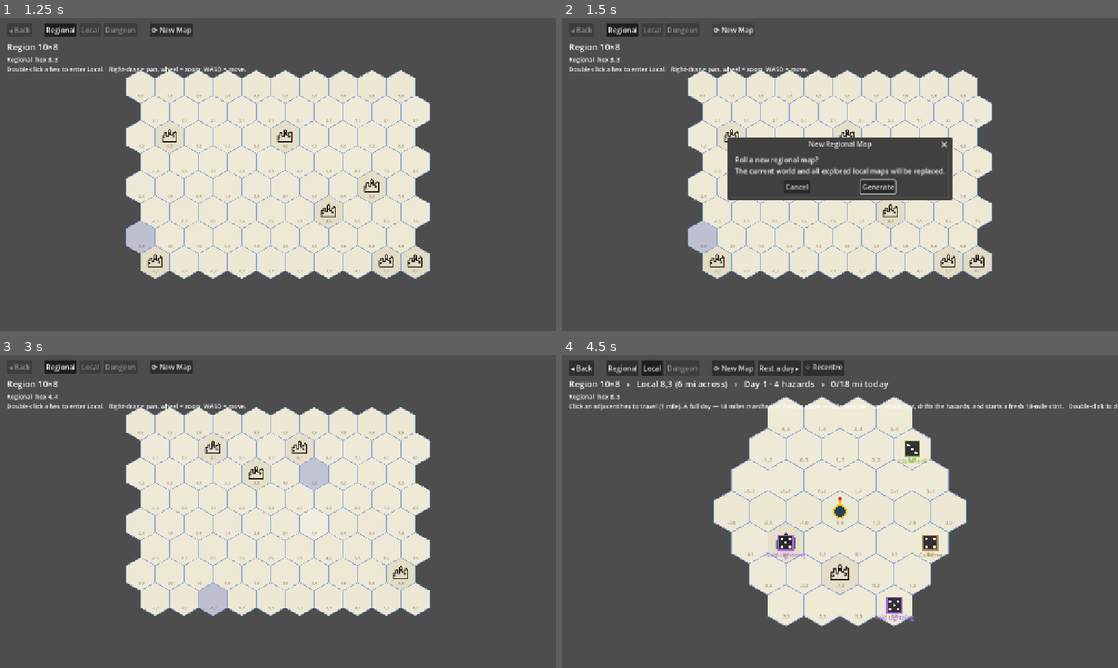
Above: before the commit, frames 1-4 (two rows, left to right).
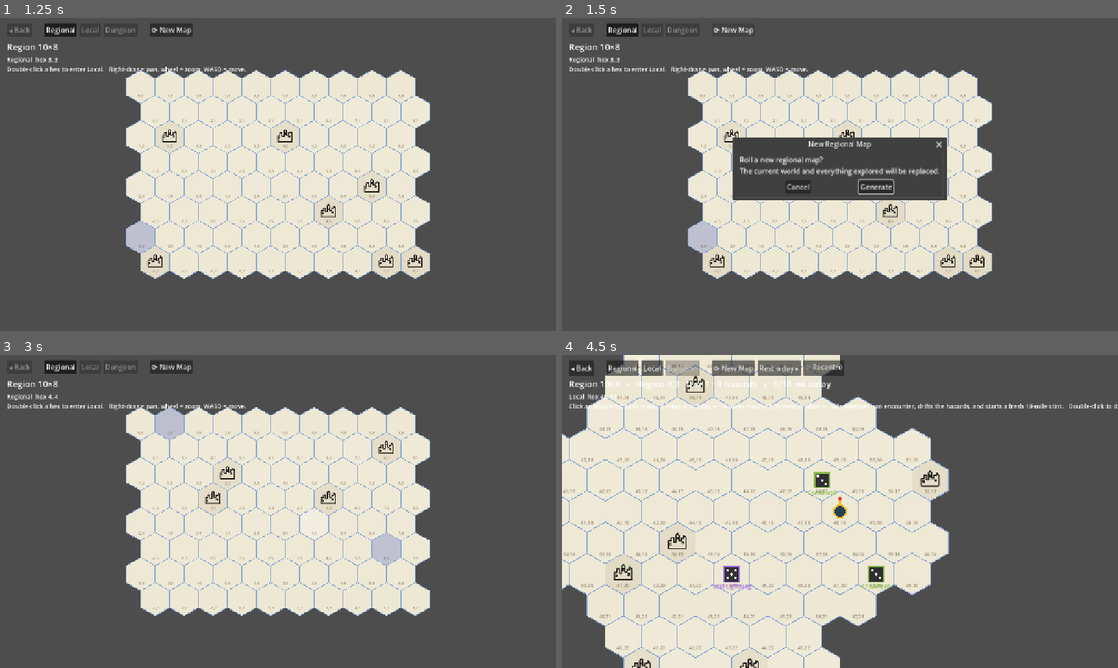
Above: after the commit, the same moments.

Repository: kostchei/VITD_claude
Game: Godot game, scene res://scenes/Main.tscn
Two runs of this game, one before a commit and one after it. Both use one fixed random seed, a clock stepped at 60 frames per second and the inputs below.
Inputs (mouse positions are in pixels of both pictures, inside the frame that each line leads up to):
- Up to frame 1 (1.25 s): click "Regional" at 0.5 s
- Up to frame 2 (1.5 s): click "⟳ New Map" at 1.25 s
- Up to frame 3 (3 s): click "⟳ New Map" at 2 s; click "Generate" at 2.75 s
- Up to frame 4 (4.5 s): tap A at 3.5 s; move the mouse to (962, 495) at 3.52 s; hold D 3.53-4.25 s; tap Backspace at 3.6 s; click (962, 495) at 3.67 s; click "Local" at 4.25 s

Frame 1 is identical in both runs. In frame 2, 1.4% of the frame differs, in the area x 29-71%, y 38-59%; in frame 3, 2.0%; in frame 4, 37%, in the area x 0-73%, y 0-100%.

Commit message:
Continuous 1-mile Local grid with chunked per-region generation (roadmap #1)
Replace the discrete 37-hex local maps with one continuous fine-hex
field. The regional map is a 6x zoom-out overlay: each 1-mile hex
belongs to the regional hex its centre rounds to (VastGen.coarse_of),
a gapless partition. Regions are stocked into the field on demand
(generate_region), deterministically from a world seed so the world is
stable without persisting every tile.

Travel now crosses regional boundaries seamlessly: stepping toward an
edge generates the neighbouring region (+ its neighbours) so there is
always ground ahead; the active region and its roaming hazards swap as
the party crosses. Pillars regions are impassable. WorldSave is v3
(regional map + world seed; older saves are migrated by rolling fresh).

Co-Authored-By: Claude Opus 4.8 <noreply@anthropic.com>

Diff:
--- a/scripts/core/vast_gen.gd
+++ b/scripts/core/vast_gen.gd
@@ -11,6 +11,9 @@
 const SETTLEMENTS := &"settlements"
 
 const REGIONAL_DICE := 8
+
+# A regional hex is ~6 one-mile hexes across (linear), so it owns ~36 fine hexes.
+const REGIONAL_SCALE := 6.0
 
 
 ## Regional terrain table (d6).  1 = Wastes, 2-4 = Ruins, 5-6 = Pillars.
@@ -79,6 +82,72 @@
 		map.get_tile(coord).terrain = local_terrain(rng.randi_range(1, 6), parent)
 
 
+# --- continuous 1-mile grid ---------------------------------------------------
+# The Local scale is one continuous field of 1-mile (fine) hexes; the Regional
+# map is a 6x zoom-out overlay. A fine hex belongs to whichever regional hex its
+# centre rounds to (fine->coarse hex rounding) — a gapless partition. Both grids
+# share the same (pointy) orientation, so the only difference is the 6x size.
+
+
+## The regional (coarse) hex that owns this 1-mile (fine) hex.
+static func coarse_of(fine: Vector2i) -> Vector2i:
+	var p := HexGrid.axial_to_pixel(fine, 1.0, false)
+	return HexGrid.pixel_to_axial(p, REGIONAL_SCALE, false)
+
+
+## The fine hex nearest a regional hex's centre (the party's entry point).
+static func region_center_fine(reg: Vector2i) -> Vector2i:
+	var p := HexGrid.axial_to_pixel(reg, REGIONAL_SCALE, false)
+	return HexGrid.pixel_to_axial(p, 1.0, false)
+
+
+## Every fine hex belonging to regional hex `reg` (~36 of them).
+static func region_fine_coords(reg: Vector2i) -> Array[Vector2i]:
+	var center := region_center_fine(reg)
+	var out: Array[Vector2i] = []
+	var rad := int(REGIONAL_SCALE) + 1
+	for dq in range(-rad, rad + 1):
+		for dr in range(-rad, rad + 1):
+			var fine := center + Vector2i(dq, dr)
+			if coarse_of(fine) == reg:
+				out.append(fine)
+	return out
+
+
+## Stock the fine hexes of regional hex `reg` into the continuous `field`, keyed
+## by the regional hex's terrain (same table as generate_local). Pillars regions
+## fill solid (impassable). A per-region seed makes the world stable across
+## sessions without persisting every tile. No-op if `reg` is off the world.
+static func generate_region(field: HexMap, regional_map: HexMap, reg: Vector2i, world_seed: int) -> void:
+	assert(field.scale == HexMap.Scale.LOCAL, "generate_region: field must be a Local map")
+	if not regional_map.has(reg):
+		return  # off the edge of the regional map / world
+	var coords := region_fine_coords(reg)
+	var parent: StringName = regional_map.get_tile(reg).terrain
+	var rng := RandomNumberGenerator.new()
+	rng.seed = region_seed(world_seed, reg)
+	if parent == PILLARS:
+		for c in coords:
+			_put(field, c, PILLARS)
+		return
+	for c in coords:
+		_put(field, c, WASTES)
+	var dice: int = min(local_dice_count(rng), coords.size())
+	for c in _scatter(coords, dice, rng):
+		field.get_tile(c).terrain = local_terrain(rng.randi_range(1, 6), parent)
+
+
+## Deterministic per-region seed from the world seed and the regional coord.
+static func region_seed(world_seed: int, reg: Vector2i) -> int:
+	return world_seed ^ (reg.x * 73856093) ^ (reg.y * 19349663)
+
+
+static func _put(field: HexMap, c: Vector2i, terrain: StringName) -> void:
+	if not field.tiles.has(c):
+		field.tiles[c] = HexTile.new(c)
+	field.tiles[c].terrain = terrain
+
+
 # --- helpers ---
 
 static func _fill_wastes(map: HexMap) -> void:
--- a/scripts/core/world_save.gd
+++ b/scripts/core/world_save.gd
@@ -1,30 +1,38 @@
 class_name WorldSave
-## Persists the generated world (regional map + explored local maps) to a JSON
-## file under user://. Maps are rebuilt generically from the saved tiles, so this
-## does not depend on grid dimensions. No silent fallbacks: any I/O or format
-## problem raises (assert) per project conventions.
+## Persists the world to a JSON file under user://. Stores the regional map plus
+## a world seed; the continuous 1-mile Local field is regenerated deterministically
+## from (world_seed, regional terrain), so per-tile local data need not be saved.
+## No silent fallbacks: any I/O, format, or version problem raises (assert).
 
 const PATH := "user://vast_world.json"
-const VERSION := 2  # v2 adds the roaming-hazards overlay per local map
+const VERSION := 3  # v3: continuous Local field is seed-derived (drops per-map locals/hazards)
 
 
 static func has_save() -> bool:
 	return FileAccess.file_exists(PATH)
 
 
-## `hazards` maps a regional coord -> HazardSet for each explored local map.
-static func save_world(regional: HexMap, locals: Dictionary, hazards: Dictionary = {}) -> void:
-	var locals_out := {}
-	for reg_coord in locals:
-		locals_out[_key(reg_coord)] = _map_to_dict(locals[reg_coord])
-	var hazards_out := {}
-	for reg_coord in hazards:
-		hazards_out[_key(reg_coord)] = _hazards_to_dict(hazards[reg_coord])
+## The version of the on-disk save, or -1 if there is none / it is unreadable.
+## Lets the caller decide to roll a fresh world rather than load an old format.
+static func save_version() -> int:
+	if not has_save():
+		return -1
+	var f := FileAccess.open(PATH, FileAccess.READ)
+	if f == null:
+		return -1
+	var text := f.get_as_text()
+	f.close()
+	var data: Variant = JSON.parse_string(text)
+	if not (data is Dictionary):
+		return -1
+	return int(data.get("version", -1))
+
+
+static func save_world(regional: HexMap, world_seed: int) -> void:
 	var data := {
 		"version": VERSION,
+		"world_seed": world_seed,
 		"regional": _map_to_dict(regional),
-		"locals": locals_out,
-		"hazards": hazards_out,
 	}
 	var f := FileAccess.open(PATH, FileAccess.WRITE)
 	assert(f != null, "WorldSave.save_world: cannot write %s (err %d)" % [PATH, FileAccess.get_open_error()])
@@ -32,8 +40,7 @@
 	f.close()
 
 
-## Returns { "regional": HexMap, "locals": {Vector2i->HexMap},
-##           "hazards": {Vector2i->HazardSet} }.
+## Returns { "regional": HexMap, "world_seed": int }.
 static func load_world() -> Dictionary:
 	assert(has_save(), "WorldSave.load_world: no save at %s" % PATH)
 	var f := FileAccess.open(PATH, FileAccess.READ)
@@ -44,21 +51,11 @@
 	var data: Variant = JSON.parse_string(text)
 	assert(data is Dictionary, "WorldSave.load_world: malformed JSON in %s" % PATH)
 	var ver := int(data.get("version", -1))
-	assert(ver >= 1 and ver <= VERSION,
-		"WorldSave.load_world: unsupported version %s (expected 1..%d)" % [str(data.get("version")), VERSION])
-
-	var locals := {}
-	for key in data["locals"]:
-		locals[_parse_key(key)] = _dict_to_map(data["locals"][key])
-	# v1 saves have no hazards block; those local maps re-seed hazards on entry.
-	var hazards := {}
-	if data.has("hazards"):
-		for key in data["hazards"]:
-			hazards[_parse_key(key)] = _dict_to_hazards(data["hazards"][key])
+	assert(ver == VERSION, "WorldSave.load_world: unsupported version %s (need %d)" % [str(data.get("version")), VERSION])
+	assert(data.has("world_seed"), "WorldSave.load_world: missing world_seed")
 	return {
 		"regional": _dict_to_map(data["regional"]),
-		"locals": locals,
-		"hazards": hazards,
+		"world_seed": int(data["world_seed"]),
 	}
 
 
@@ -94,24 +91,6 @@
 	return m
 
 
-static func _hazards_to_dict(hs: HazardSet) -> Dictionary:
-	var list := []
-	for h in hs.hazards:
-		list.append({"hex": _key(h.hex), "kind": int(h.kind)})
-	return {"day": int(hs.day), "hazards": list}
-
-
-static func _dict_to_hazards(d: Dictionary) -> HazardSet:
-	var hs := HazardSet.new()
-	hs.day = int(d["day"])
-	for entry in d["hazards"]:
-		var kind := int(entry["kind"])
-		assert(kind >= 0 and kind < HazardSet.Kind.size(),
-			"WorldSave._dict_to_hazards: bad kind %d" % kind)
-		hs.hazards.append(HazardSet.Hazard.new(_parse_key(entry["hex"]), kind))
-	return hs
-
-
 static func _key(c: Vector2i) -> String:
 	return "%d,%d" % [c.x, c.y]
 
--- a/scripts/main.gd
+++ b/scripts/main.gd
@@ -16,12 +16,20 @@
 
 # --- world state ---
 var rng := RandomNumberGenerator.new()
+var world_seed := 0
 var current_scale: Scale = Scale.REGIONAL
 var regional_map: HexMap
-var local_maps := {}     # Vector2i -> HexMap
-var local_hazards := {}  # Vector2i -> HazardSet (roaming overlay per local map)
+
+# Continuous 1-mile Local field: one HexMap grown chunk-by-chunk as the party
+# explores. Each regional hex is generated once (deterministically) into it.
+var local_field: HexMap
+var generated_regions := {}   # Vector2i -> true (regions stocked into local_field)
+var region_submaps := {}      # Vector2i -> HexMap (a region's fine coords, for hazards)
+var region_hazards := {}      # Vector2i -> HazardSet (roaming that region)
+var current_region := Vector2i.ZERO
+var current_hazards: HazardSet = null  # hazards of the region the party is in
+
 var dungeons := {}       # String -> Dungeon
-var current_hazards: HazardSet = null  # hazards of the local map on screen
 
 var has_regional := false
 var selected_regional := Vector2i.ZERO
@@ -30,8 +38,8 @@
 var current_dungeon: Dungeon
 var current_level := 0
 
-# --- travel (Local scale): 1 hex = 1 mile; a day's 18 miles triggers a roll ---
-var party_local := Vector2i.ZERO
+# --- travel (Local scale): 1 fine hex = 1 mile; a day's 18 miles triggers a roll ---
+var party_local := Vector2i.ZERO  # party position in continuous fine coords
 var miles_today := 0
 var last_day_text := ""
 
@@ -58,7 +66,9 @@
 
 func _ready() -> void:
 	rng.randomize()
-	if WorldSave.has_save():
+	# Load only a save in the current format; an older one is migrated by rolling
+	# a fresh world (explicit, not a silent fallback).
+	if WorldSave.save_version() == WorldSave.VERSION:
 		_load_world()
 	else:
 		_new_world()
@@ -89,20 +99,30 @@
 func _new_world() -> void:
 	regional_map = HexMap.make_rectangular(REGIONAL_COLS, REGIONAL_ROWS)
 	VastGen.generate_regional(regional_map, rng)
-	local_maps.clear()
-	local_hazards.clear()
+	world_seed = int(rng.randi())
+	_reset_local_field()
 	dungeons.clear()
 	has_regional = false
 	has_local = false
-	WorldSave.save_world(regional_map, local_maps, local_hazards)
+	WorldSave.save_world(regional_map, world_seed)
 
 
 func _load_world() -> void:
 	var w := WorldSave.load_world()
 	regional_map = w["regional"]
-	local_maps = w["locals"]
-	local_hazards = w["hazards"]
+	world_seed = w["world_seed"]
+	_reset_local_field()
 	dungeons.clear()  # dungeons are placeholder; regenerated lazily
+
+
+## Fresh, empty continuous Local field (filled lazily per region on exploration).
+func _reset_local_field() -> void:
+	local_field = HexMap.new()
+	local_field.scale = HexMap.Scale.LOCAL
+	local_field.orientation = HexMap.Orientation.POINTY
+	generated_regions.clear()
+	region_submaps.clear()
+	region_hazards.clear()
 
 
 func _on_new_map_pressed() -> void:
@@ -131,21 +151,34 @@
 
 
 func _enter_local(reg: Vector2i) -> void:
+	# Pillars regions are filled solid (impassable) — there's nowhere to stand.
+	if regional_map.has(reg) and regional_map.get_tile(reg).terrain == VastGen.PILLARS:
+		last_day_text = ""
+		info.text = "Pillars hex %d,%d is impassable — cyclopean columns, not explorable." % [reg.x, reg.y]
+		return
 	selected_regional = reg
 	has_regional = true
-	var m: HexMap = _get_local_map(reg)
-	current_hazards = _get_local_hazards(reg, m)
+	# Party starts at the centre of this region; the day's mile count resets.
+	party_local = VastGen.region_center_fine(reg)
+	miles_today = 0
+	last_day_text = ""
+	_set_current_region(reg)  # generate the region (+ neighbours) and its hazards
+	_show_local_view()
+
+
+## Re-show the Local scale at the party's existing position (e.g. surfacing from
+## a dungeon) without resetting the party or the day's mile count.
+func _resume_local() -> void:
+	_set_current_region(VastGen.coarse_of(party_local))
+	_show_local_view()
+
+
+func _show_local_view() -> void:
 	current_scale = Scale.LOCAL
 	dungeon_view.visible = false
 	hex_view.visible = true
-	hex_view.set_map(m, HEX_SIZE)
+	hex_view.set_map(local_field, HEX_SIZE)
 	hex_view.set_hazards(current_hazards)
-	if has_local:
-		hex_view.set_selected(selected_local)
-	# Party starts at the centre of the local hex; the day's mile count resets.
-	party_local = Vector2i.ZERO
-	miles_today = 0
-	last_day_text = ""
 	hex_view.set_party(party_local)
 	camera.set_zoom_level(1.0)
 	_recentre_on_party()  # frame on the party, not the bare map centre
@@ -154,6 +187,7 @@
 
 func _enter_dungeon(loc: Vector2i) -> void:
 	selected_local = loc
+	selected_regional = VastGen.coarse_of(loc)  # the region this fine hex sits in
 	has_local = true
 	current_dungeon = _get_dungeon(selected_regional, loc)
 	current_level = 0
@@ -173,7 +207,7 @@
 		Scale.LOCAL:
 			_show_regional()
 		Scale.DUNGEON:
-			_enter_local(selected_regional)
+			_resume_local()  # surface to where the party was, not a fresh entry
 
 
 func _set_level(i: int) -> void:
@@ -182,31 +216,51 @@
 	_refresh_ui()
 
 
-# --- caches (lazy generation; procgen plugs in here later) ---
-
-func _get_local_map(reg: Vector2i) -> HexMap:
-	if not local_maps.has(reg):
-		var m := HexMap.make_local()
-		# Local terrain is keyed by the parent regional hex's type.
-		var parent: StringName = regional_map.get_tile(reg).terrain
-		VastGen.generate_local(m, parent, rng)
-		local_maps[reg] = m
-		WorldSave.save_world(regional_map, local_maps, local_hazards)  # persist newly explored map
-	return local_maps[reg]
-
-
-## Roaming hazards for a local map: seeded once on first visit, then persisted
-## (so re-entering shows the same dice on the same day).
-func _get_local_hazards(reg: Vector2i, m: HexMap) -> HazardSet:
-	if not local_hazards.has(reg):
-		local_hazards[reg] = HazardSet.generate(m, rng)
-		WorldSave.save_world(regional_map, local_maps, local_hazards)
-	return local_hazards[reg]
+# --- continuous Local field (lazy per-region generation) ---
+
+## Make `reg` the party's current region: generate it and its neighbours into the
+## continuous field (so rim hexes the party can step onto exist), seed its
+## hazards, and surface them. Off-world / neighbours that don't exist are skipped.
+func _set_current_region(reg: Vector2i) -> void:
+	current_region = reg
+	selected_regional = reg
+	_ensure_region(reg)
+	for dir in HexGrid.DIRECTIONS:
+		_ensure_region(reg + dir)
+	current_hazards = _ensure_region_hazards(reg)
+
+
+## Stock a region into the field once. Builds its fine-coord sub-map (used for
+## hazard placement/drift) the first time. No-op off the world or if already done.
+func _ensure_region(reg: Vector2i) -> void:
+	if generated_regions.has(reg) or not regional_map.has(reg):
+		return
+	VastGen.generate_region(local_field, regional_map, reg, world_seed)
+	generated_regions[reg] = true
+	var sub := HexMap.new()
+	sub.scale = HexMap.Scale.LOCAL
+	sub.orientation = HexMap.Orientation.POINTY
+	for c in VastGen.region_fine_coords(reg):
+		sub.tiles[c] = local_field.get_tile(c)
+	region_submaps[reg] = sub
+
+
+## A region's roaming hazards, seeded once (deterministically). Pillars regions
+## (filled solid) carry no hazards.
+func _ensure_region_hazards(reg: Vector2i) -> HazardSet:
+	if region_hazards.has(reg):
+		return region_hazards[reg]
+	if not regional_map.has(reg) or regional_map.get_tile(reg).terrain == VastGen.PILLARS:
+		return null
+	var hrng := RandomNumberGenerator.new()
+	hrng.seed = VastGen.region_seed(world_seed, reg) ^ 0x9E3779B9
+	region_hazards[reg] = HazardSet.generate(region_submaps[reg], hrng)
+	return region_hazards[reg]
 
 
 ## One day in the wastes — the single daily beat. Triggered by completing 18
 ## miles of travel OR by resting in place (the Rest button). It rolls weather +
-## an encounter, then drifts every roaming hazard one hex (re-dropping on
+## an encounter, then drifts the current region's hazards one hex (re-dropping on
 ## collision/edge). Ration upkeep and rest also belong here: Wastes.spend_day
 ## already models them, it just needs a real party instead of today's empty one
 ## (wired up once we have stats & inventory).
@@ -215,10 +269,9 @@
 		return
 	_roll_day_tables(rested)
 	if current_hazards != null:
-		current_hazards.advance_day(local_maps[selected_regional], rng)
+		current_hazards.advance_day(region_submaps[current_region], rng)
 		hex_view.set_hazards(current_hazards)
 	miles_today = 0  # a closed day (marched or rested) starts a fresh 18-mile stint
-	WorldSave.save_world(regional_map, local_maps, local_hazards)
 	_refresh_ui()
 
 
@@ -242,13 +295,14 @@
 		selected_regional = c
 		has_regional = true
 	elif current_scale == Scale.LOCAL:
-		# Clicking an adjacent hex steps the party there (1 mile); other clicks
-		# just select. Double-click still descends a scale (tile_entered).
-		if HexGrid.distance(party_local, c) == 1:
+		# Clicking an adjacent hex steps the party there (1 mile). Pillars hexes
+		# are impassable. Double-click still descends a scale (tile_entered).
+		if HexGrid.distance(party_local, c) == 1 and local_field.has(c):
+			if local_field.get_tile(c).terrain == VastGen.PILLARS:
+				info.text = "Impassable — cyclopean pillars block the way."
+				return
 			_travel_step(c)
-			return
-		selected_local = c
-		has_local = true
+		return
 	hex_view.set_selected(c)  # keep the view's highlight in sync with state
 	_refresh_ui()
 
@@ -258,10 +312,9 @@
 ## Snap the camera to the party's hex. Free panning (drag / WASD) stays as-is;
 ## this just gets you back when you've wandered the view off the party.
 func _recentre_on_party() -> void:
-	if current_scale != Scale.LOCAL or not local_maps.has(selected_regional):
+	if current_scale != Scale.LOCAL:
 		return
-	var m: HexMap = local_maps[selected_regional]
-	var flat := m.orientation == HexMap.Orientation.FLAT
+	var flat := local_field.orientation == HexMap.Orientation.FLAT
 	camera.position = HexGrid.axial_to_pixel(party_local, HEX_SIZE, flat)
 
 
@@ -271,6 +324,12 @@
 	party_local = dest
 	hex_view.set_party(party_local)
 	miles_today += 1
+	# Crossing into a new regional hex swaps the active region (and its hazards),
+	# generating it + its neighbours so the next steps have ground to stand on.
+	var reg := VastGen.coarse_of(dest)
+	if reg != current_region:
+		_set_current_region(reg)
+		hex_view.set_hazards(current_hazards)
 	if miles_today >= Wastes.BASE_MILES_PER_DAY:
 		_pass_day(false)  # a full day's march closes the day and starts a new stint
 	_refresh_ui()
@@ -282,7 +341,7 @@
 ## (parked). The caller (_pass_day) owns hazard drift, the stint reset, and save.
 func _roll_day_tables(rested: bool) -> void:
 	var how := "Rested" if rested else "Marched %d mi" % Wastes.BASE_MILES_PER_DAY
-	var terrain: StringName = local_maps[selected_regional].get_tile(party_local).terrain
+	var terrain: StringName = local_field.get_tile(party_local).terrain
 	if terrain != VastGen.WASTES:
 		last_day_text = "%s · a day passes on %s — no encounter table for that terrain yet." % [how, terrain]
 	else:
@@ -380,7 +439,7 @@
 
 	new_dialog = ConfirmationDialog.new()
 	new_dialog.title = "New Regional Map"
-	new_dialog.dialog_text = "Roll a new regional map?\nThe current world and all explored local maps will be replaced."
+	new_dialog.dialog_text = "Roll a new regional map?\nThe current world and everything explored will be replaced."
 	new_dialog.ok_button_text = "Generate"
 	new_dialog.confirmed.connect(_on_new_map_confirmed)
 	layer.add_child(new_dialog)
@@ -422,7 +481,9 @@
 		Scale.REGIONAL:
 			_show_regional()
 		Scale.LOCAL:
-			if has_regional:
+			if has_local:
+				_resume_local()  # we've travelled before — keep the party's position
+			elif has_regional:
 				_enter_local(selected_regional)
 			else:
 				_refresh_ui()  # nothing selected yet; revert toggle
@@ -469,12 +530,13 @@
 		if has_regional:
 			s += "   ›   hex %d,%d (selected)" % [selected_regional.x, selected_regional.y]
 		return s
-	s += "   ›   Local %d,%d (%d mi across)" % [selected_regional.x, selected_regional.y, LOCAL_ACROSS]
 	if current_scale == Scale.LOCAL:
+		s += "   ›   Region %d,%d" % [current_region.x, current_region.y]
 		if current_hazards != null:
-			s += "   ›   Day %d · %d hazards" % [current_hazards.day, current_hazards.hazards.size()]
+			s += " · Day %d · %d hazards" % [current_hazards.day, current_hazards.hazards.size()]
 		s += "   ›   %d/%d mi today" % [miles_today, Wastes.BASE_MILES_PER_DAY]
 		return s
+	s += "   ›   Local %d,%d (%d mi across)" % [selected_regional.x, selected_regional.y, LOCAL_ACROSS]
 	s += "   ›   Dungeon %d,%d   ›   Level %d/%d" % [selected_local.x, selected_local.y, current_level + 1, DUNGEON_LEVELS]
 	return s
 
